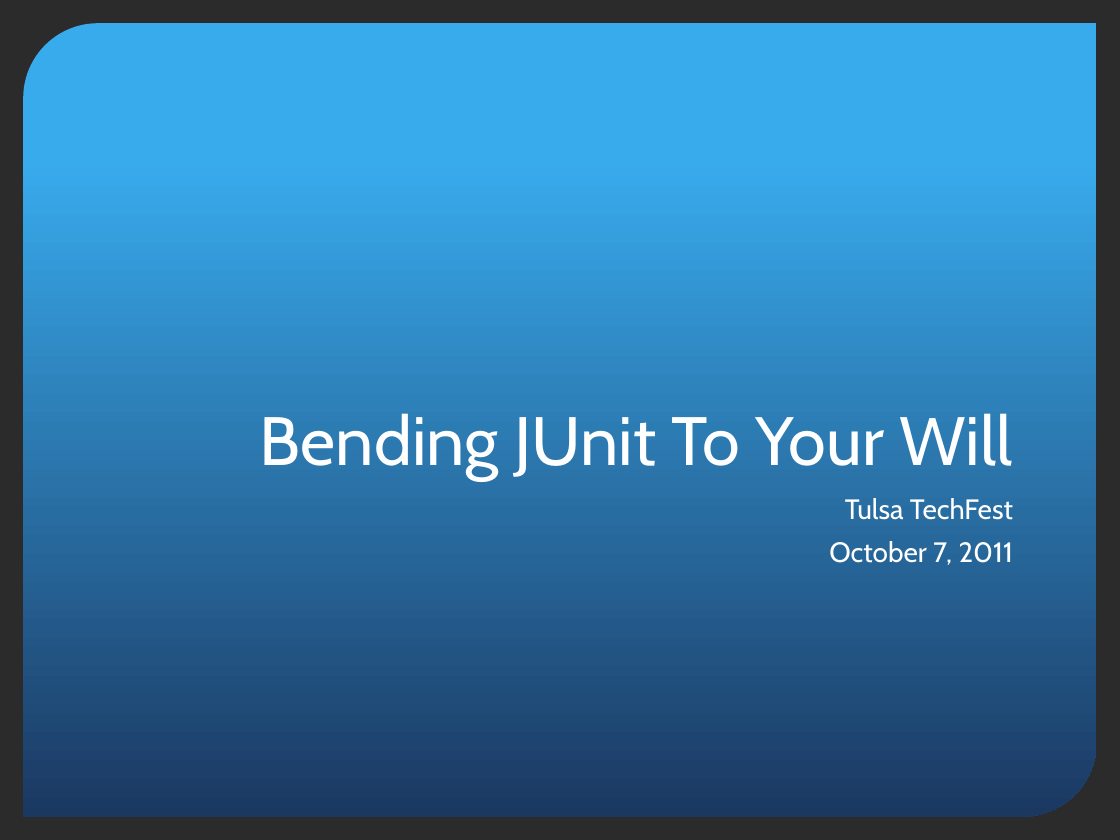
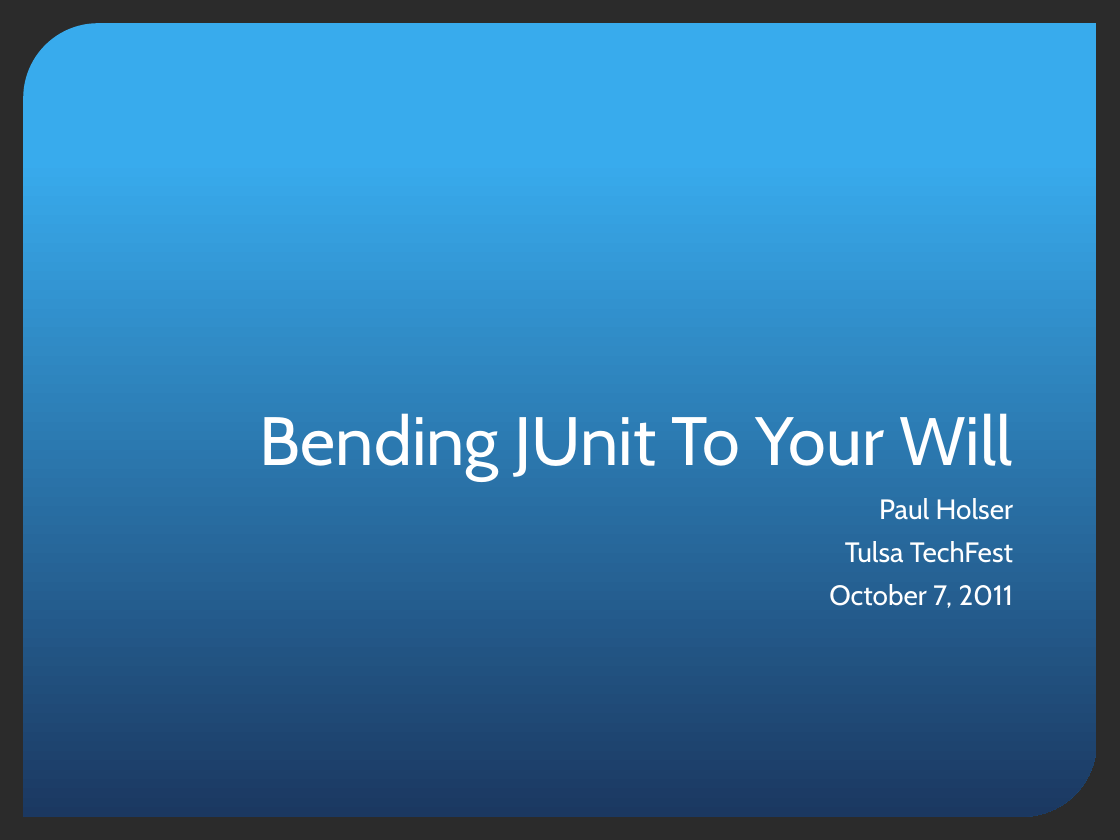
Before and after one commit to pholser/bending-junit, a slide deck: slide 1 of bending-junit.pptx. Drawn at 1120x840 pixels with LibreOffice and Linux fonts; fonts in the diff are those of the drawing; background and template pictures are left out; a plain dark background stands for a picture behind light text. Boxes give left, top, right and bottom in pixels: in the first picture for what was removed or moved away, otherwise in the second. Text is boxed around its words. In the diff, an @@ line names an element or a change of style, - is before the commit and + after.

```diff
--- a/bending-junit.pptx
+++ b/bending-junit.pptx
@@ subtitle at (879,498,1013,520): paragraph added @@
+Paul Holser
```
Also in this commit, not shown: 13 other files.
